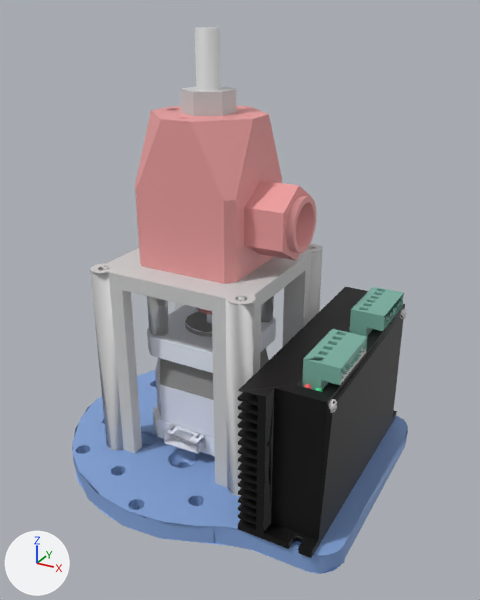
The COLLADA model as_description/meshes/extruder.dae: old version first, new version second.
Before and after are seen from a camera (50 mm lens) standing at (0.127, -0.208, 0.177) and looking at (0.013, 0.0, 0.073). The lights are fixed; the arrows at lower left show +X, +Y and +Z. Where no turn or scale is listed for an object, it has been applied to the vertices.
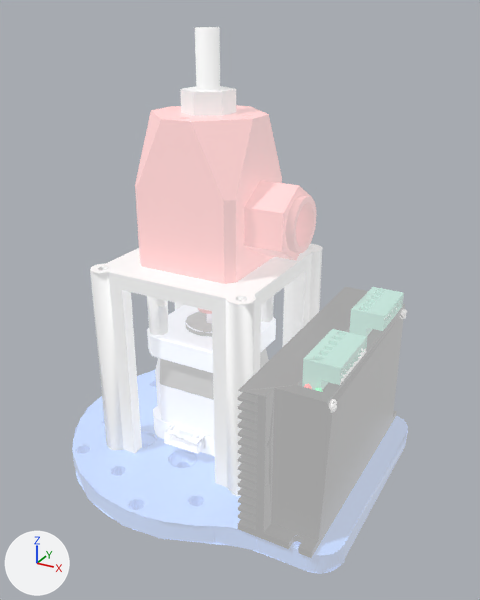
Changed parts and their boxes [x1, y1, x2, y2] in the pictures (480 x 600 px):
'Object.011', recoloured, surface changed: [72, 27, 408, 574] in both

The change, as a diff of the scene's bpy script:
```diff
--- a/as_description/meshes/extruder.dae.py
+++ b/as_description/meshes/extruder.dae.py
@@ mat_id79 @@
 mat_id79.base_color = (0.231, 0.376, 0.706)  # blue #84a5db
+mat_id79.emission_strength = 1.0
+mat_id79.emission_color = (0.35, 0.35, 0.35)  # grey #a0a0a0
@@ mat_id10 @@
 mat_id10.base_color = (0.251, 0.251, 0.251)  # grey #898989
+mat_id10.emission_strength = 1.0
@@ mat_id11 @@
 mat_id11.base_color = (0.792, 0.82, 0.929)  # white #e6eaf7
+mat_id11.emission_strength = 1.0
@@ mat_id12 @@
 mat_id12.base_color = (0.867, 0.906, 1.0)  # white #eff4ff
+mat_id12.emission_strength = 1.0
@@ mat_id20 @@
 mat_id20.base_color = (0.0, 0.0, 0.0)  # black #000000
+mat_id20.emission_strength = 1.0
+mat_id20.emission_color = (0.35, 0.35, 0.35)  # grey #a0a0a0
@@ mat_id21 @@
 mat_id21.base_color = (0.0627, 0.671, 0.286)  # green #47d692
+mat_id21.emission_strength = 1.0
@@ mat_id22 @@
 mat_id22.base_color = (0.2, 0.451, 0.369)  # green #7cb3a4
+mat_id22.emission_strength = 1.0
@@ mat_id23 @@
 mat_id23.base_color = (0.741, 0.733, 0.725)  # light grey #dfdedd
+mat_id23.emission_strength = 1.0
@@ mat_id24 @@
 mat_id24.base_color = (0.898, 0.122, 0.122)  # red #f36262
+mat_id24.emission_strength = 1.0
+mat_id24.emission_color = (0.35, 0.35, 0.35)  # grey #a0a0a0
@@ mat_id32 @@
 mat_id32.base_color = (0.914, 0.914, 0.914)  # white #f5f5f5
+mat_id32.emission_strength = 1.0
+mat_id32.emission_color = (0.35, 0.35, 0.35)  # grey #a0a0a0
@@ mat_id40 @@
 mat_id40.base_color = (0.855, 0.349, 0.349)  # pink #ee9f9f
+mat_id40.emission_strength = 1.0
+mat_id40.emission_color = (0.35, 0.35, 0.35)  # grey #a0a0a0
@@ mat_id48 @@
 mat_id48.base_color = (0.627, 0.627, 0.627)  # light grey #cfcfcf
+mat_id48.emission_strength = 1.0
+mat_id48.emission_color = (0.35, 0.35, 0.35)  # grey #a0a0a0
@@ mat_id71 @@
 mat_id71.base_color = (0.647, 0.647, 0.647)  # light grey #d2d2d2
+mat_id71.emission_strength = 1.0
+mat_id71.emission_color = (0.35, 0.35, 0.35)  # grey #a0a0a0
```
